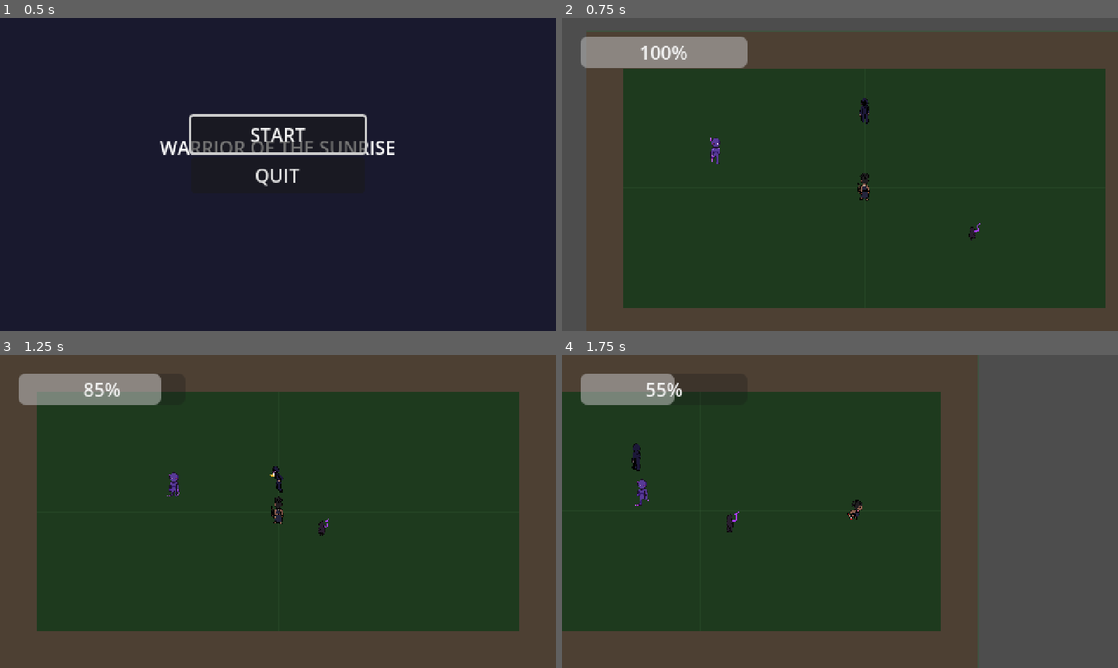
Above: before the commit, frames 1-4 (two rows, left to right).
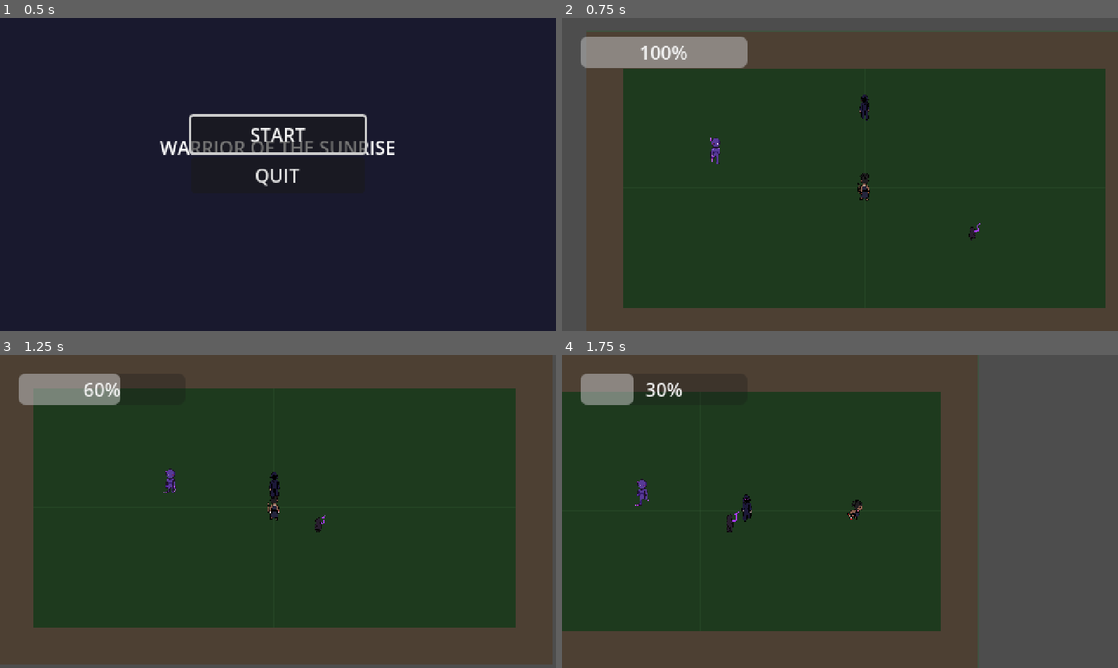
Above: after the commit, the same moments.

Repository: malfizhseki24/TopDownShooter
Game: Godot game, scene res://scenes/ui/main_menu.tscn
The game is run twice, just before and just after one commit, with the same random seed, the same clock (stepped at 60 frames per second) and the same inputs.
Inputs (mouse positions are in pixels of both pictures, inside the frame that each line leads up to):
- Up to frame 1 (0.5 s): no input
- Up to frame 2 (0.75 s): click "START" at 0.5 s
- Up to frame 3 (1.25 s): no input
- Up to frame 4 (1.75 s): move the mouse to (962, 495) at 1.27 s; hold D (move_right) from 1.28 s (still down); tap Space (dash) at 1.35 s

Frame 1 is identical in both runs. In frame 2, less than 0.1% of the frame differs, in the area x 53-56%, y 24-34%; in frame 3, 5.7%, in the area x 0-100%, y 0-100%; in frame 4, 0.9%.

Commit message:
feat: Add test scene for Shadow Stalker and clean up debug code
- Add test_shadow_stalker.tscn test scene with player and enemy
- Add test_shadow_stalker.gd script that calls GameManager.start_game()
- Fix script UID references in enemy scene files (removed UID from ext_resource)
- Remove all debug print statements from production code
- Remove unused _respawn() functions (now using instance spawning)
- Shadow Stalker teleport now working correctly

Teleport behavior verified:
- 2 second interval between teleports
- Random position 80-120px from player
- 0.5s visible period after teleport
- hide/show effect during teleport

Diff:
--- /dev/null
+++ b/scenes/levels/test_shadow_stalker.tscn
@@ -0,0 +1,95 @@
+[gd_scene load_steps=6 format=3 uid="uid://test_shadow_stalker"]
+
+[ext_resource type="Script" path="res://scripts/levels/test_shadow_stalker.gd" id="1_main"]
+[ext_resource type="Script" path="res://scripts/utils/pixel_camera_2d.gd" id="2_camera"]
+[ext_resource type="PackedScene" uid="uid://player_scene" path="res://scenes/player/player.tscn" id="3_player"]
+[ext_resource type="PackedScene" path="res://scenes/enemies/shadow_stalker.tscn" id="4_stalker"]
+
+[sub_resource type="RectangleShape2D" id="RectangleShape2D_wall"]
+size = Vector2(800, 32)
+
+[sub_resource type="RectangleShape2D" id="RectangleShape2D_wall_vertical"]
+size = Vector2(32, 600)
+
+[node name="TestShadowStalker" type="Node2D"]
+script = ExtResource("1_main")
+
+[node name="Ground" type="ColorRect" parent="."]
+z_index = -10
+offset_left = 0.0
+offset_top = 0.0
+offset_right = 800.0
+offset_bottom = 600.0
+color = Color(0.15, 0.2, 0.15, 1)
+
+[node name="Walls" type="Node2D" parent="."]
+
+[node name="TopWall" type="StaticBody2D" parent="Walls"]
+position = Vector2(400, 16)
+collision_layer = 8
+collision_mask = 0
+
+[node name="WallSprite" type="ColorRect" parent="Walls/TopWall"]
+offset_left = -400.0
+offset_top = -16.0
+offset_right = 400.0
+offset_bottom = 16.0
+color = Color(0.3, 0.25, 0.2, 1)
+
+[node name="CollisionShape2D" type="CollisionShape2D" parent="Walls/TopWall"]
+shape = SubResource("RectangleShape2D_wall")
+
+[node name="BottomWall" type="StaticBody2D" parent="Walls"]
+position = Vector2(400, 584)
+collision_layer = 8
+collision_mask = 0
+
+[node name="WallSprite" type="ColorRect" parent="Walls/BottomWall"]
+offset_left = -400.0
+offset_top = -16.0
+offset_right = 400.0
+offset_bottom = 16.0
+color = Color(0.3, 0.25, 0.2, 1)
+
+[node name="CollisionShape2D" type="CollisionShape2D" parent="Walls/BottomWall"]
+shape = SubResource("RectangleShape2D_wall")
+
+[node name="LeftWall" type="StaticBody2D" parent="Walls"]
+position = Vector2(16, 300)
+collision_layer = 8
+collision_mask = 0
+
+[node name="WallSprite" type="ColorRect" parent="Walls/LeftWall"]
+offset_left = -16.0
+offset_top = -300.0
+offset_right = 16.0
+offset_bottom = 300.0
+color = Color(0.3, 0.25, 0.2, 1)
+
+[node name="CollisionShape2D" type="CollisionShape2D" parent="Walls/LeftWall"]
+shape = SubResource("RectangleShape2D_wall_vertical")
+
+[node name="RightWall" type="StaticBody2D" parent="Walls"]
+position = Vector2(784, 300)
+collision_layer = 8
+collision_mask = 0
+
+[node name="WallSprite" type="ColorRect" parent="Walls/RightWall"]
+offset_left = -16.0
+offset_top = -300.0
+offset_right = 16.0
+offset_bottom = 300.0
+color = Color(0.3, 0.25, 0.2, 1)
+
+[node name="CollisionShape2D" type="CollisionShape2D" parent="Walls/RightWall"]
+shape = SubResource("RectangleShape2D_wall_vertical")
+
+[node name="Player" parent="." instance=ExtResource("3_player")]
+position = Vector2(400, 300)
+
+[node name="ShadowStalker" parent="." instance=ExtResource("4_stalker")]
+position = Vector2(200, 150)
+
+[node name="Camera2D" type="Camera2D" parent="."]
+script = ExtResource("2_camera")
+smoothing_speed = 8.0
--- a/scripts/enemies/shadow_crawler.gd
+++ b/scripts/enemies/shadow_crawler.gd
@@ -60,15 +60,12 @@
 
 ## Override hitbox collision to add attack and bounce effect
 func _on_hitbox_body_entered(body: Node2D) -> void:
-	print("[HITBOX] Body entered: ", body.name, " at enemy pos: ", global_position, " visible: ", visible)
 	if body.is_in_group("player") and body.has_method("take_damage"):
 		# Check cooldown
 		if _attack_on_cooldown:
-			print("[HITBOX] On cooldown, ignoring")
 			return
 
 		# Deal damage to player
-		print("[HITBOX] Dealing damage to player!")
 		body.take_damage(contact_damage)
 
 		# Start cooldown
@@ -158,7 +155,6 @@
 
 ## Override die() to respawn by spawning NEW instance
 func die() -> void:
-	print("[DIE] START - pos: ", global_position)
 	current_state = State.DYING
 	velocity = Vector2.ZERO
 
@@ -166,7 +162,6 @@
 	if hitbox:
 		hitbox.set_deferred("monitoring", false)
 	$CollisionShape2D.set_deferred("disabled", true)
-	print("[DIE] Collisions disabled - pos: ", global_position)
 
 	# Emit signals
 	died.emit()
@@ -175,11 +170,8 @@
 	# Play death animation and wait for it to complete
 	await _play_death_animation()
 
-	print("[DIE] Death animation done, scheduling respawn...")
-
 	# Get spawn position BEFORE queue_free
 	var spawn_pos := _get_respawn_position()
-	print("[DIE] Respawn will be at: ", spawn_pos)
 
 	# Get reference to scene tree (survives after queue_free)
 	var tree := get_tree()
@@ -188,11 +180,9 @@
 	# Schedule respawn - lambda is STANDALONE (doesn't reference self)
 	tree.create_timer(RESPAWN_DELAY).timeout.connect(
 		func():
-			print("[RESPAWN] Creating NEW ShadowCrawler at: ", spawn_pos)
 			var new_enemy := SCENE.instantiate()
 			new_enemy.global_position = spawn_pos
 			current_scene.add_child(new_enemy)
-			print("[RESPAWN] NEW enemy spawned successfully")
 	)
 
 	# Remove this instance completely
@@ -212,65 +202,3 @@
 		return spawn.global_position
 
 	return global_position  # fallback
-
-
-func _respawn() -> void:
-	print("[RESPAWN] START - current pos: ", global_position)
-
-	# Keep enemy hidden during respawn setup
-	# (should already be hidden from die())
-
-	# Find spawn points in level
-	var spawn_points := get_tree().get_nodes_in_group("enemy_spawn")
-	if spawn_points.is_empty():
-		# Fallback: try to find EnemySpawns node
-		var spawns_node := get_tree().current_scene.get_node_or_null("EnemySpawns")
-		if spawns_node:
-			spawn_points = spawns_node.get_children()
-
-	# Pick random spawn point
-	if spawn_points.size() > 0:
-		var spawn: Node2D = spawn_points.pick_random()
-		global_position = spawn.global_position
-		print("[RESPAWN] New position set: ", global_position)
-
-	# Reset HP
-	hp = max_hp
-
-	# Reset state
-	current_state = State.IDLE
-	_is_bouncing = false
-	_bounce_timer = 0.0
-	_attack_on_cooldown = false
-	_is_attacking = false
-	velocity = Vector2.ZERO
-
-	# Reset sprite visibility
-	sprite.modulate = Color.WHITE
-	sprite.flip_h = false
-
-	# Reset animation to idle BEFORE showing
-	if sprite is AnimatedSprite2D and sprite.sprite_frames:
-		sprite.animation = &"idle_south"
-		sprite.frame = 0
-		sprite.play("idle_south")
-
-	# Re-enable collision FIRST (while still hidden, so position is correct)
-	if hitbox:
-		hitbox.monitoring = true
-	$CollisionShape2D.disabled = false
-
-	print("[RESPAWN] Collisions enabled - pos: ", global_position, " visible: ", visible)
-
-	# Force physics update to ensure collision shape is at correct position
-	await get_tree().physics_frame
-
-	print("[RESPAWN] After physics frame - pos: ", global_position, " visible: ", visible)
-
-	# NOW show enemy (collision is already at correct position)
-	show()
-
-	print("[RESPAWN] END - pos: ", global_position, " visible: ", visible)
-
-	# Re-find player reference
-	_find_player()
--- a/scripts/enemies/shadow_stalker.gd
+++ b/scripts/enemies/shadow_stalker.gd
@@ -40,7 +40,6 @@
 		_visible_timer -= delta
 		if _visible_timer <= 0:
 			_post_teleport_visible = false
-			# Start moving toward player
 			current_state = State.MOVING
 		return
 
@@ -71,18 +70,15 @@
 	current_state = State.ATTACKING
 	velocity = Vector2.ZERO
 
+	# Hide enemy during teleport (for effect)
+	hide()
+
 	# Play teleport animation (disappearing)
-	if sprite is AnimatedSprite2D and sprite.sprite_frames:
-		if sprite.sprite_frames.has_animation("teleport_south"):
-			var dir := _get_animation_direction()
-			var teleport_anim := "teleport_" + dir
-			if sprite.sprite_frames.has_animation(teleport_anim):
-				sprite.play(teleport_anim)
-				await sprite.animation_finished
+	_play_teleport_animation()
 
 	# Calculate teleport position (random distance from player, random angle)
 	var teleport_distance := randf_range(TELEPORT_MIN_DISTANCE, TELEPORT_MAX_DISTANCE)
-	var teleport_angle := randf() * TAU  # Random angle in radians
+	var teleport_angle := randf() * TAU
 	var offset := Vector2(cos(teleport_angle), sin(teleport_angle)) * teleport_distance
 
 	if _player:
@@ -92,14 +88,11 @@
 		if _player:
 			global_position = _player.global_position + offset
 
+	# Show enemy at new position
+	show()
+
 	# Play teleport animation (appearing)
-	if sprite is AnimatedSprite2D and sprite.sprite_frames:
-		if sprite.sprite_frames.has_animation("teleport_south"):
-			var dir := _get_animation_direction()
-			var teleport_anim := "teleport_" + dir
-			if sprite.sprite_frames.has_animation(teleport_anim):
-				sprite.play(teleport_anim)
-				await sprite.animation_finished
+	_play_teleport_animation()
 
 	# Set visible period after teleport
 	_post_teleport_visible = true
@@ -112,6 +105,30 @@
 		var idle_anim := "idle_" + dir
 		if sprite.sprite_frames.has_animation(idle_anim):
 			sprite.play(idle_anim)
+		elif dir == "west" and sprite.sprite_frames.has_animation("idle_east"):
+			sprite.flip_h = true
+			sprite.play("idle_east")
+
+
+func _play_teleport_animation() -> void:
+	if sprite is AnimatedSprite2D and sprite.sprite_frames:
+		var dir := _get_animation_direction()
+		var teleport_anim := "teleport_" + dir
+
+		# Check if animation exists, fallback to east with flip for west
+		if sprite.sprite_frames.has_animation(teleport_anim):
+			sprite.flip_h = false
+			sprite.play(teleport_anim)
+			await sprite.animation_finished
+		elif dir == "west" and sprite.sprite_frames.has_animation("teleport_east"):
+			sprite.flip_h = true
+			sprite.play("teleport_east")
+			await sprite.animation_finished
+		elif sprite.sprite_frames.has_animation("teleport_south"):
+			# Fallback to south
+			sprite.flip_h = false
+			sprite.play("teleport_south")
+			await sprite.animation_finished
 
 
 func _update_animation() -> void:
--- a/scripts/enemies/shadow_wisp.gd
+++ b/scripts/enemies/shadow_wisp.gd
@@ -55,15 +55,12 @@
 
 ## Override hitbox collision to add bounce effect
 func _on_hitbox_body_entered(body: Node2D) -> void:
-	print("[HITBOX] Body entered: ", body.name, " at enemy pos: ", global_position, " visible: ", visible)
 	if body.is_in_group("player") and body.has_method("take_damage"):
 		# Check cooldown
 		if _attack_on_cooldown:
-			print("[HITBOX] On cooldown, ignoring")
 			return
 
 		# Deal damage to player
-		print("[HITBOX] Dealing damage to player!")
 		body.take_damage(contact_damage)
 
 		# Start cooldown
@@ -145,7 +142,6 @@
 
 ## Override die() to respawn by spawning NEW instance
 func die() -> void:
-	print("[DIE] START - pos: ", global_position)
 	current_state = State.DYING
 	velocity = Vector2.ZERO
 
@@ -153,7 +149,6 @@
 	if hitbox:
 		hitbox.set_deferred("monitoring", false)
 	$CollisionShape2D.set_deferred("disabled", true)
-	print("[DIE] Collisions disabled - pos: ", global_position)
 
 	# Emit signals
 	died.emit()
@@ -162,11 +157,8 @@
 	# Play death animation and wait for it to complete
 	await _play_death_animation()
 
-	print("[DIE] Death animation done, scheduling respawn...")
-
 	# Get spawn position BEFORE queue_free
 	var spawn_pos := _get_respawn_position()
-	print("[DIE] Respawn will be at: ", spawn_pos)
 
 	# Get reference to scene tree (survives after queue_free)
 	var tree := get_tree()
@@ -175,11 +167,9 @@
 	# Schedule respawn - lambda is STANDALONE (doesn't reference self)
 	tree.create_timer(RESPAWN_DELAY).timeout.connect(
 		func():
-			print("[RESPAWN] Creating NEW ShadowWisp at: ", spawn_pos)
 			var new_enemy := SCENE.instantiate()
 			new_enemy.global_position = spawn_pos
 			current_scene.add_child(new_enemy)
-			print("[RESPAWN] NEW enemy spawned successfully")
 	)
 
 	# Remove this instance completely
@@ -199,64 +189,3 @@
 		return spawn.global_position
 
 	return global_position  # fallback
-
-
-func _respawn() -> void:
-	print("[RESPAWN] START - current pos: ", global_position)
-
-	# Keep enemy hidden during respawn setup
-	# (should already be hidden from die())
-
-	# Find spawn points in level
-	var spawn_points := get_tree().get_nodes_in_group("enemy_spawn")
-	if spawn_points.is_empty():
-		# Fallback: try to find EnemySpawns node
-		var spawns_node := get_tree().current_scene.get_node_or_null("EnemySpawns")
-		if spawns_node:
-			spawn_points = spawns_node.get_children()
-
-	# Pick random spawn point
-	if spawn_points.size() > 0:
-		var spawn: Node2D = spawn_points.pick_random()
-		global_position = spawn.global_position
-		print("[RESPAWN] New position set: ", global_position)
-
-	# Reset HP
-	hp = max_hp
-
-	# Reset state
-	current_state = State.IDLE
-	_is_bouncing = false
-	_bounce_timer = 0.0
-	_attack_on_cooldown = false
-	velocity = Vector2.ZERO
-
-	# Reset sprite visibility
-	sprite.modulate = Color.WHITE
-	sprite.flip_h = false
-
-	# Reset animation to idle BEFORE showing
-	if sprite is AnimatedSprite2D and sprite.sprite_frames:
-		sprite.animation = &"idle_south"
-		sprite.frame = 0
-		sprite.play("idle_south")
-
-	# Re-enable collision FIRST (while still hidden, so position is correct)
-	if hitbox:
-		hitbox.monitoring = true
-	$CollisionShape2D.disabled = false
-
-	print("[RESPAWN] Collisions enabled - pos: ", global_position, " visible: ", visible)
-
-	# Force physics update to ensure collision shape is at correct position
-	await get_tree().physics_frame
-
-	print("[RESPAWN] After physics frame - pos: ", global_position, " visible: ", visible)
-
-	# NOW show enemy (collision is already at correct position)
-	show()
-
-	print("[RESPAWN] END - pos: ", global_position, " visible: ", visible)
-
-	# Re-find player reference
-	_find_player()
--- /dev/null
+++ b/scripts/levels/test_shadow_stalker.gd
@@ -0,0 +1,21 @@
+extends Node2D
+## Test scene for Shadow Stalker enemy.
+
+@onready var player: Node2D = $Player
+@onready var camera: Camera2D = $Camera2D
+@onready var stalker: Node2D = $ShadowStalker
+
+
+func _ready() -> void:
+	# Add walls to wall group
+	for wall in $Walls.get_children():
+		wall.add_to_group("wall")
+
+	# Setup camera
+	if player and camera:
+		camera.target = player
+
+	# Start game (enable enemy AI)
+	print("[TestScene] Starting game...")
+	GameManager.start_game()
+	print("[TestScene] Game state: ", GameManager.current_state)
Not shown: 1 places in scenes/enemies/shadow_crawler.tscn that only renumber resources
Not shown: 1 places in scenes/enemies/shadow_stalker.tscn that only renumber resources
Not shown: 1 places in scenes/enemies/shadow_wisp.tscn that only renumber resources
Not shown, added: scripts/levels/test_shadow_stalker.gd.uid
